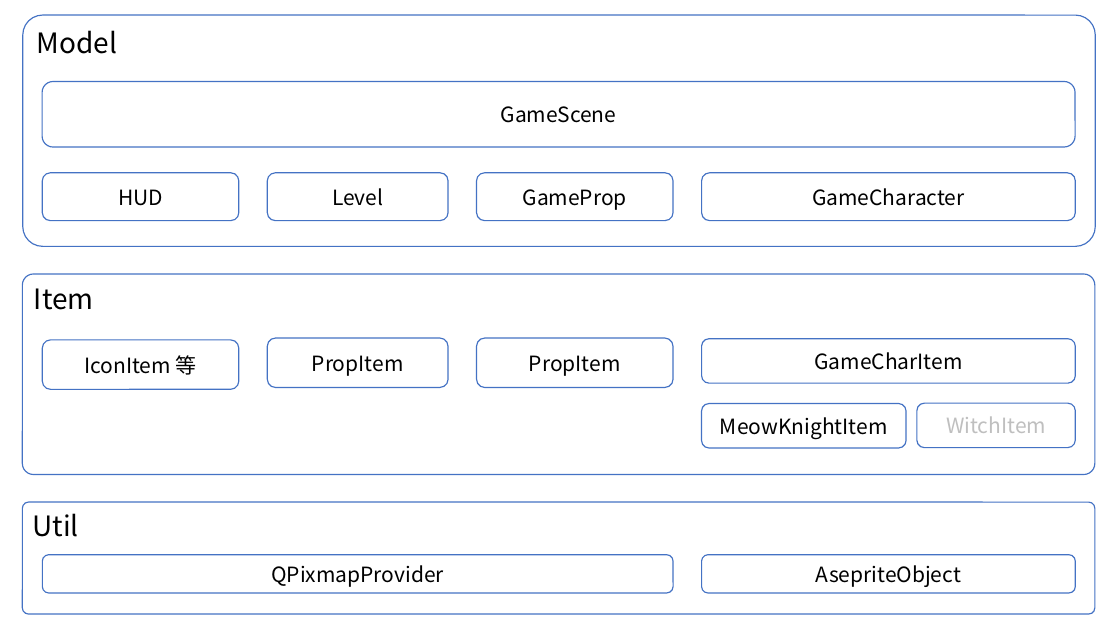
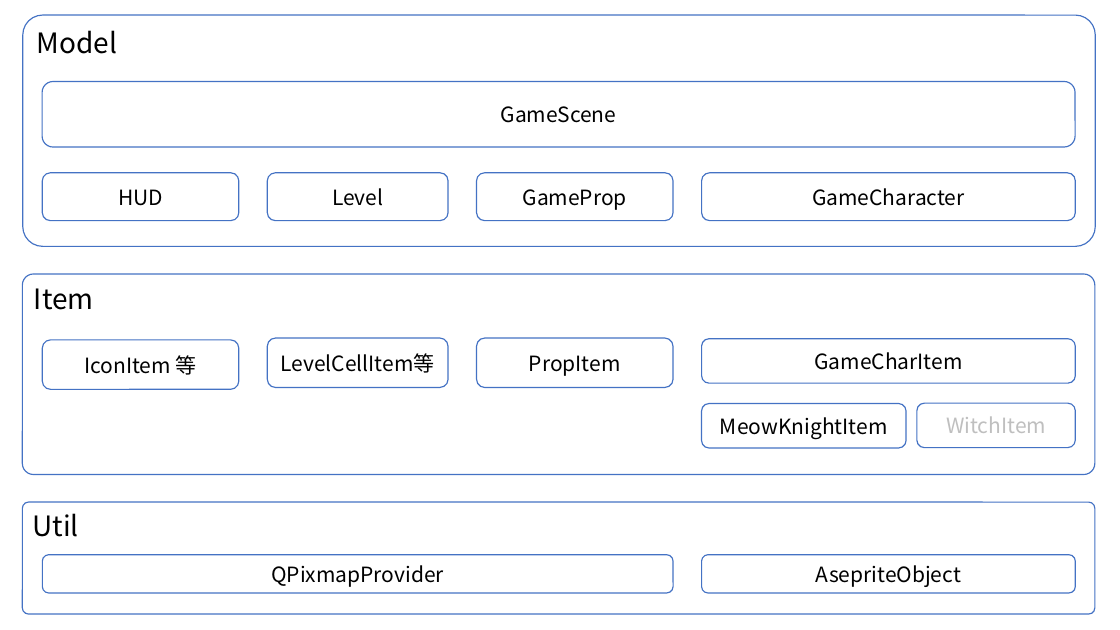
Before and after one commit to GJCav/qt-summer, a slide deck: slide 7 of doc/framework.pptx. Drawn at 1120x630 pixels with LibreOffice and Linux fonts; fonts in the diff are those of the drawing. Boxes give left, top, right and bottom in pixels: in the first picture for what was removed or moved away, otherwise in the second. Text is boxed around its words. In the diff, an @@ line names an element or a change of style, - is before the commit and + after.

```diff
--- a/doc/framework.pptx
+++ b/doc/framework.pptx
@@ text in rounded rectangle at box(281, 353, 435, 373): text changed @@
-PropItem
+LevelCellItem等
```
Also in this commit, not shown: 7 other files.
